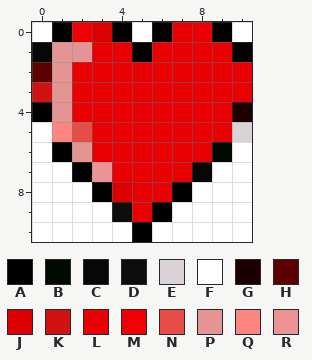
One commit to this pixel-art sprite: src/dungeoncrawler/heart.PNG. This is how it looked before the edit.
The file is 11x11 pixels. Colours within 5 levels of each other are drawn and written as one.
Palette (. is transparent): A #000000  B #020901  C #070707  D #0d0d0d  E #d9d3d7  F #ffffff  G #1c0000  H #5c0000  J #dc0100  K #d01212  L #e90003  M #ef0003  N #e64d47  P #e49493  Q #fc8581  R #ec9395
The same view after the edit:
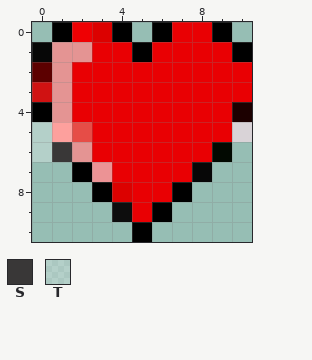
Colours new in this view: S #393737  T #ffffff48
Change:
Colour Q changes from #fc8581 to #fda09d.
Colour S replaces colour A in row 6 at x 1.
Colour T replaces colour F in rows 5 to 6 at x 0.
Colour F is removed in row 0 at x 0, 5 and 10; in row 6 at x 10; in row 7 at x 0 to 1 and 9 to 10; in row 8 at x 0 to 2 and 8 to 10; in row 9 at x 0 to 3 and 7 to 10; in row 10 at x 0 to 4 and 6 to 10.
